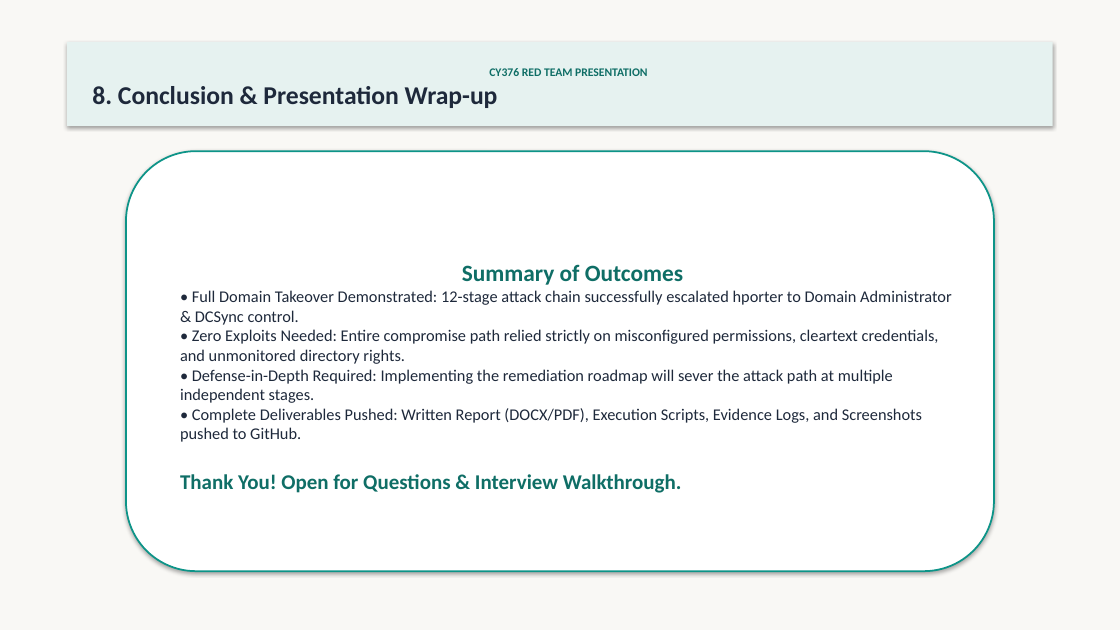
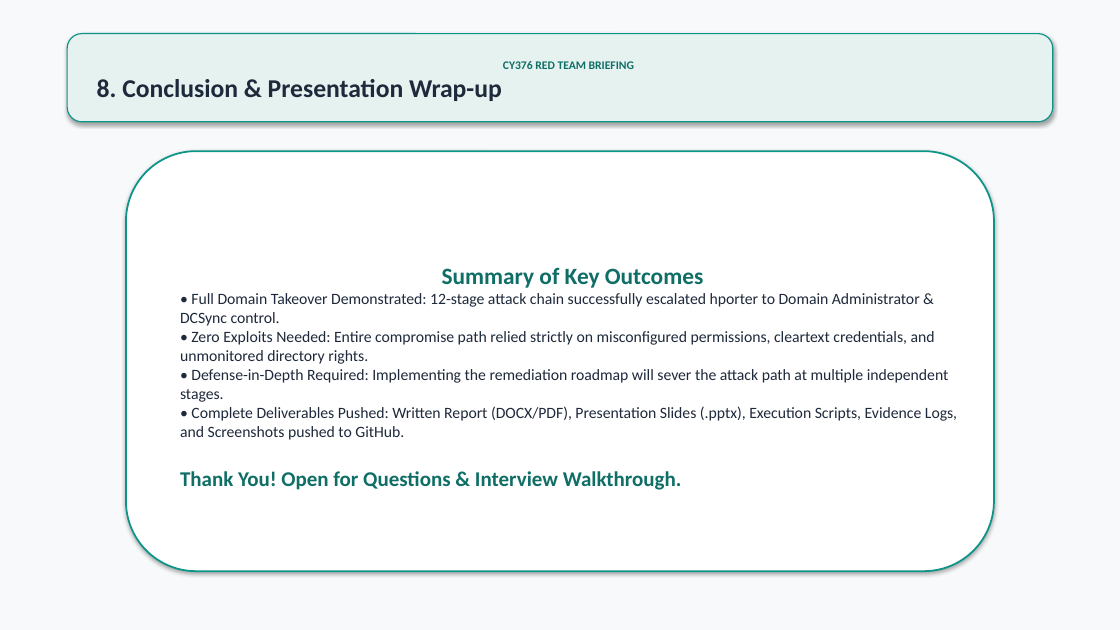
Before and after one commit to Mazonia/privilege-escalation-n-dom-compromise, a slide deck: slide 9 of docs/INLANEFREIGHT_AD_Compromise_Presentation.pptx. Drawn at 1120x630 pixels with LibreOffice and Linux fonts; fonts in the diff are those of the drawing. Boxes give left, top, right and bottom in pixels: in the first picture for what was removed or moved away, otherwise in the second. Text is boxed around its words. In the diff, an @@ line names an element or a change of style, - is before the commit and + after.

Commit message:
Add Table of Figures and Tables to report, replace em-dashes, and polish executive presentation slides

```diff
--- a/docs/INLANEFREIGHT_AD_Compromise_Presentation.pptx
+++ b/docs/INLANEFREIGHT_AD_Compromise_Presentation.pptx
@@ background #F9F8F5 to #F8F9FA @@
@@ rounded rectangle "CY376 RED TEAM BRIEFING": place and size @@
-rounded rectangle "CY376 RED TEAM BRIEFING" at [67,42,1053,126]
+rounded rectangle "CY376 RED TEAM BRIEFING" at [67,34,1053,122]
@@ rounded rectangle "CY376 RED TEAM BRIEFING" at [67,34,1053,122]: rectangle to rounded rectangle; outline none to #0D9488 1 pt @@
@@ text in rounded rectangle at [503,61,634,69]: text changed @@
-CY376 RED TEAM PRESENTATION
+CY376 RED TEAM BRIEFING
@@ text in rounded rectangle at [442,267,703,288]: text changed @@
-Summary of Outcomes
+Summary of Key Outcomes
@@ text in rounded rectangle at [180,293,949,402]: size 14 to 13.5 pt in "• Full Domain Takeover Demonstrated: 12-stage attack ...", "• Zero Exploits Needed: Entire compromise path ...", "• Defense-in-Depth Required: Implementing the remediation ro ..." @@
@@ text in rounded rectangle at [180,406,957,440]: text changed; size 14 to 13.5 pt @@
-• Complete Deliverables Pushed: Written Report (DOCX/PDF), Execution Scripts, Evidence Logs, and Screenshots pushed to GitHub.
+• Complete Deliverables Pushed: Written Report (DOCX/PDF), Presentation Slides (.pptx), Execution Scripts, Evidence Logs, and Screenshots pushed to GitHub.
```
Also in this commit, not shown: 8 other slides changed, 2 other files.
